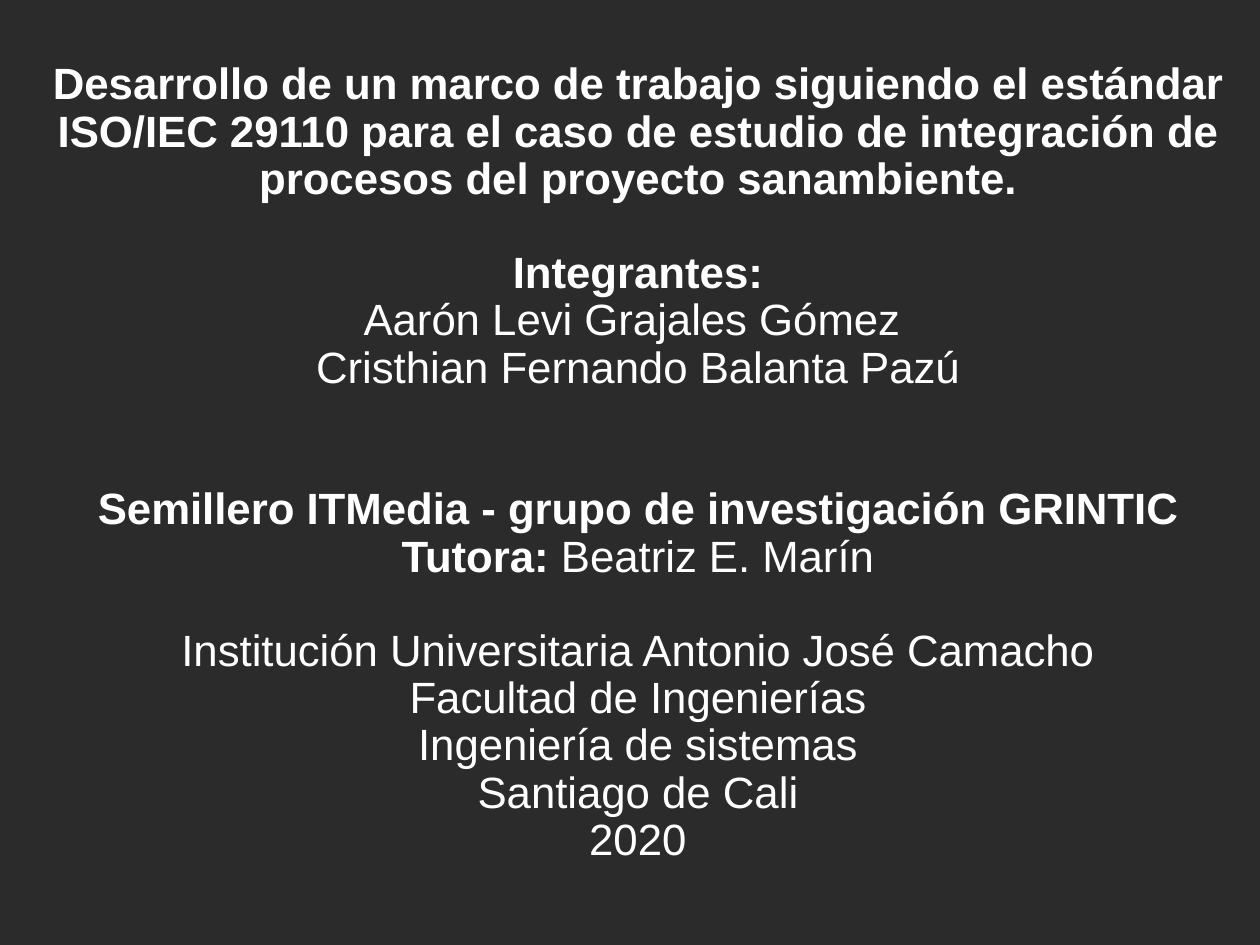
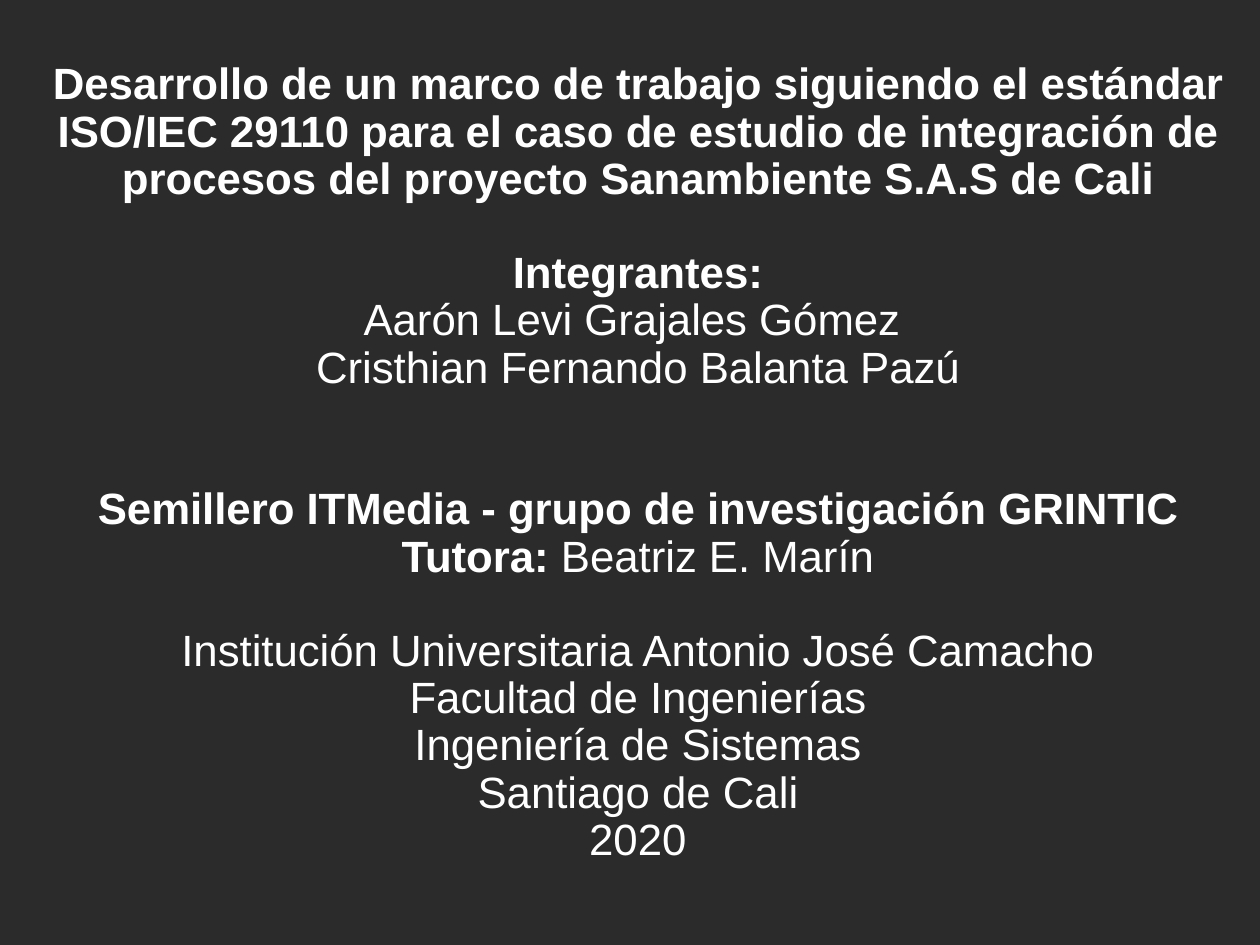
Before and after one commit to cristianpazu/Proyecto-Sanambiente, a slide deck: slide 2 of Documento(s) de proyecto de grado/Presentación del proyecto de grado.pptx. Drawn at 1260x945 pixels with LibreOffice and Linux fonts; fonts in the diff are those of the drawing; background and template pictures are left out; a plain dark background stands for a picture behind light text. Boxes give left, top, right and bottom in pixels: in the first picture for what was removed or moved away, otherwise in the second. Text is boxed around its words. In the diff, an @@ line names an element or a change of style, - is before the commit and + after.

```diff
--- a/Documento(s) de proyecto de grado/Presentación del proyecto de grado.pptx
+++ b/Documento(s) de proyecto de grado/Presentación del proyecto de grado.pptx
@@ title at box(53, 67, 1223, 856): text changed @@
-Desarrollo de un marco de trabajo siguiendo el estándar ISO/IEC 29110 para el caso de estudio de integración de procesos del proyecto sanambiente.
-Integrantes:
-Aarón Levi Grajales Gómez
-Cristhian Fernando Balanta Pazú
-Semillero ITMedia - grupo de investigación GRINTIC
-Tutora: Beatriz E. Marín
-Institución Universitaria Antonio José Camacho
-Facultad de Ingenierías
-Ingeniería de sistemas
-Santiago de Cali
-2020
+Desarrollo de un marco de trabajo siguiendo el estándar ISO/IEC 29110 para el caso de estudio de integración de procesos del proyecto Sanambiente S.A.S de Cali
+Integrantes:
+Aarón Levi Grajales Gómez
+Cristhian Fernando Balanta Pazú
+Semillero ITMedia - grupo de investigación GRINTIC
+Tutora: Beatriz E. Marín
+Institución Universitaria Antonio José Camacho
+Facultad de Ingenierías
+Ingeniería de Sistemas
+Santiago de Cali
+2020
```
Also in this commit, not shown: 17 other slides changed, 5 slides added.
